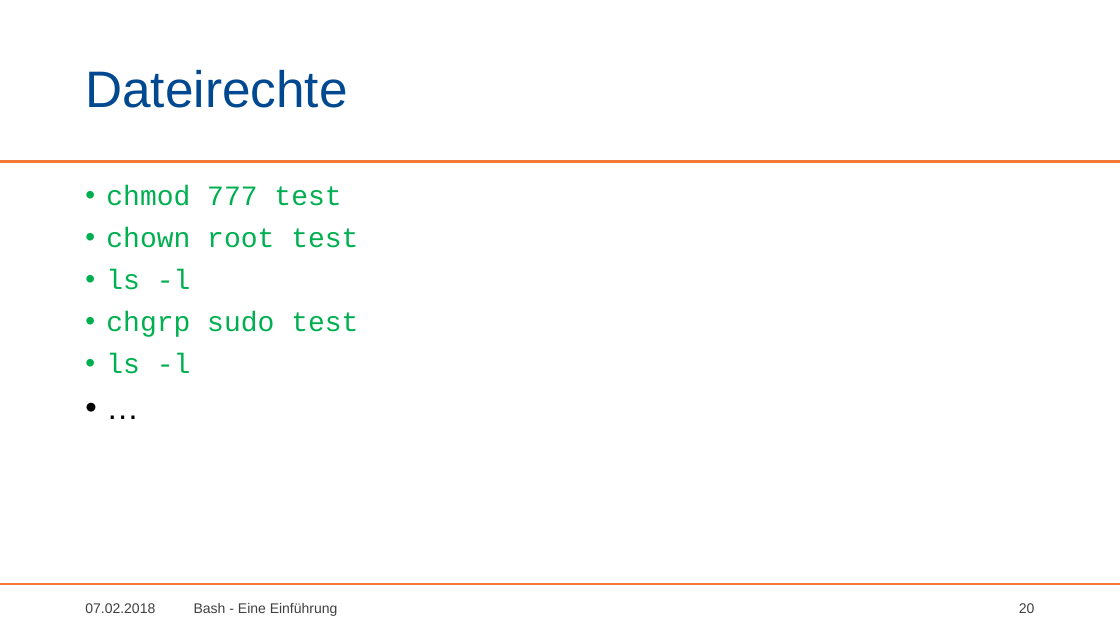
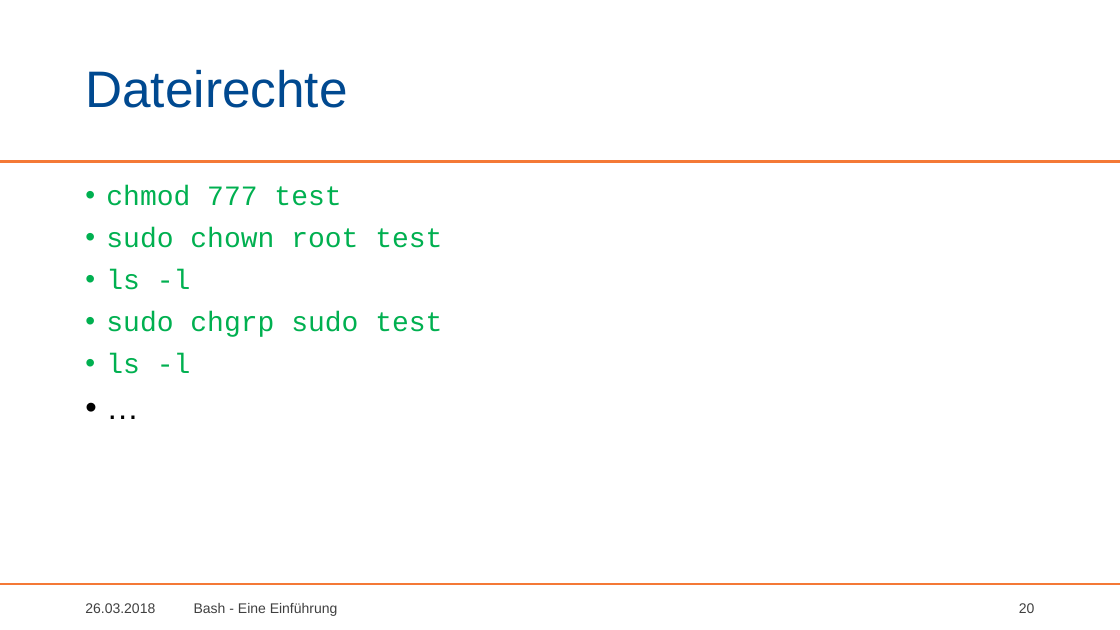
Before and after one commit to BogyMitutoyoCTL/Sophy-Preparation, a slide deck: slide 20 of Präsentationen/Bash.pptx. Drawn at 1120x630 pixels with LibreOffice and Linux fonts; fonts in the diff are those of the drawing; background and template pictures are left out. Boxes give left, top, right and bottom in pixels: in the first picture for what was removed or moved away, otherwise in the second. Text is boxed around its words. In the diff, an @@ line names an element or a change of style, - is before the commit and + after.

Commit message:
Fehlende "sudo" Befehle hinzugefügt (Folie 20, 29)

```diff
--- a/Präsentationen/Bash.pptx
+++ b/Präsentationen/Bash.pptx
@@ text at bbox=[106, 227, 442, 248]: text changed @@
-• chown root test
+• sudo chown root test
@@ text at bbox=[106, 311, 442, 337]: text changed @@
-• chgrp sudo test
+• sudo chgrp sudo test
@@ text at bbox=[85, 603, 155, 613]: text changed @@
-07.02.2018
+26.03.2018
```
Also in this commit, not shown: 35 other slides changed.
